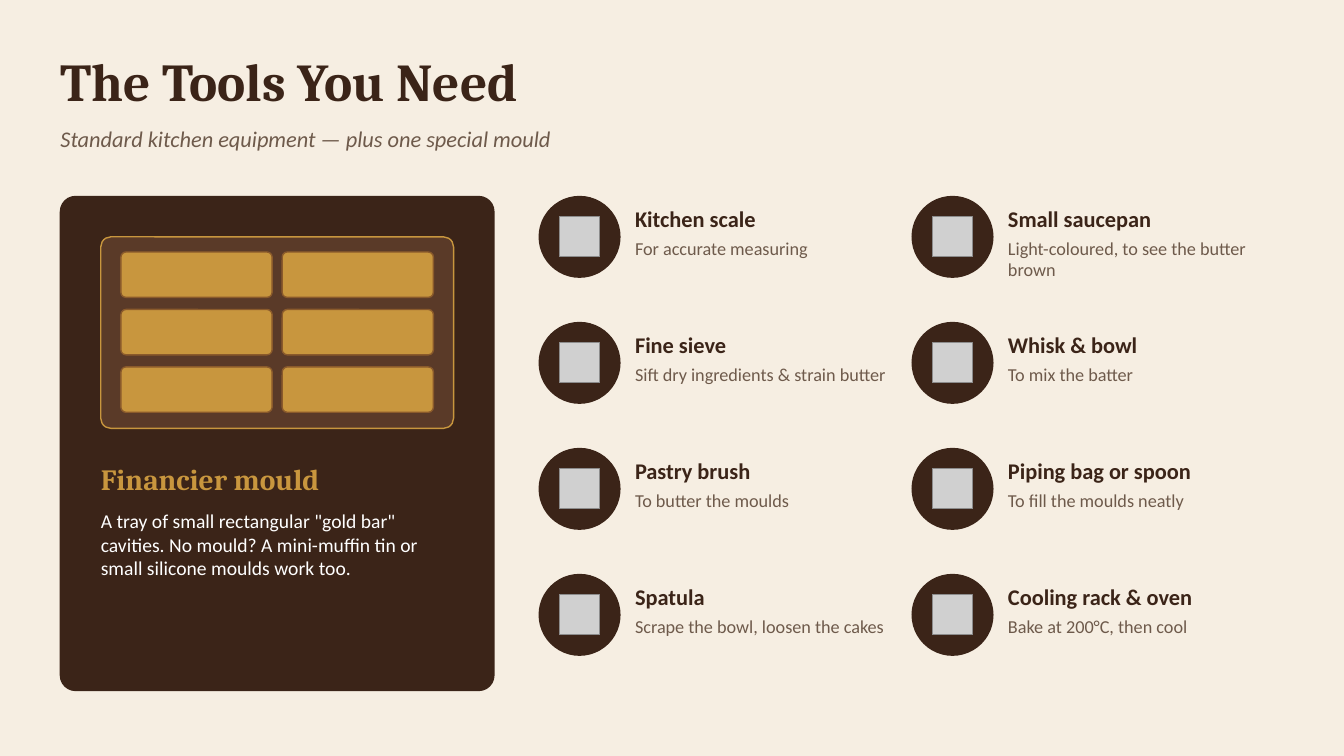
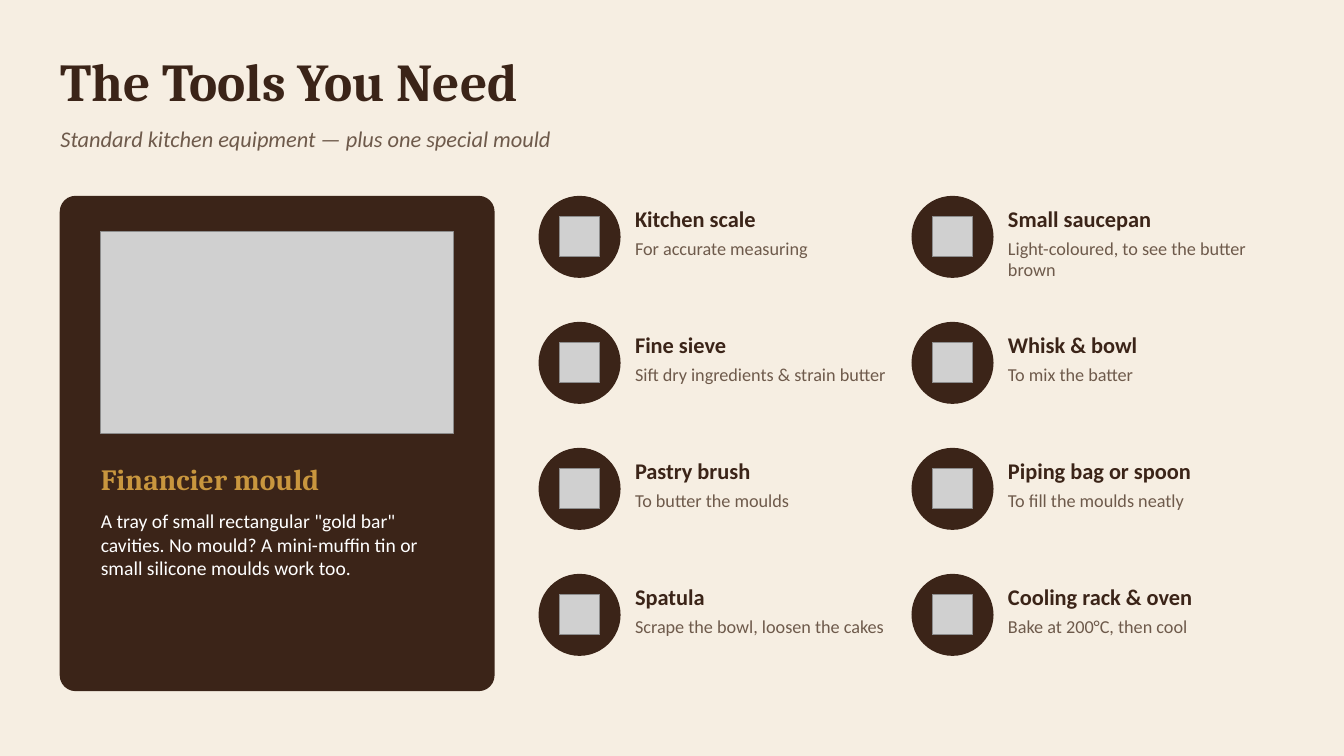
Before and after one commit to zman300z/BOYNT-WORK, a slide deck: slide 7 of presentations/Petits_Financiers.pptx (slide 6 before the commit). Drawn at 1344x756 pixels with LibreOffice and Linux fonts; fonts in the diff are those of the drawing; grey boxes stand for pictures. Boxes give left, top, right and bottom in pixels: in the first picture for what was removed or moved away, otherwise in the second. Text is boxed around its words. In the diff, an @@ line names an element or a change of style, - is before the commit and + after.

```diff
--- a/presentations/Petits_Financiers.pptx
+++ b/presentations/Petits_Financiers.pptx
@@ rounded rectangle removed at box(101, 237, 454, 429) @@
@@ picture added at box(101, 232, 454, 434) @@
@@ rounded rectangle removed at box(121, 252, 272, 297) @@
@@ rounded rectangle removed at box(282, 252, 434, 297) @@
@@ rounded rectangle removed at box(121, 310, 272, 355) @@
@@ rounded rectangle removed at box(282, 310, 434, 355) @@
@@ rounded rectangle removed at box(121, 367, 272, 412) @@
@@ rounded rectangle removed at box(282, 367, 434, 412) @@
```
Also in this commit, not shown: 4 other slides changed, 1 slide added, 1 other file.
